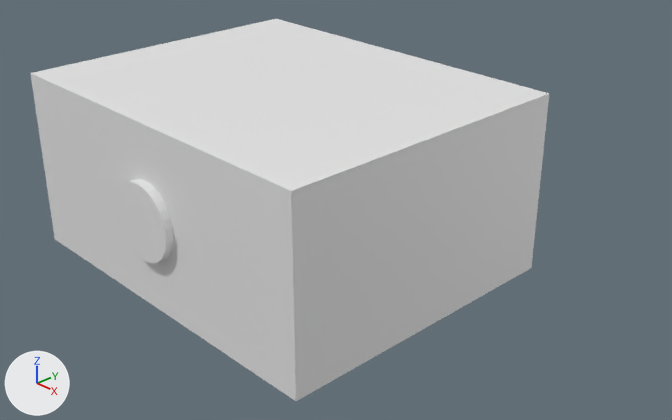
The Blender file blender/beehive.blend as it was, and as the next commit left it.
Rendered twice from a camera (50 mm lens) standing at (0.863, -0.729, 0.602) and looking at (0.04, 0.057, 0.059). The axes (+X, +Y, +Z) are drawn at lower left. The lights are the same throughout.
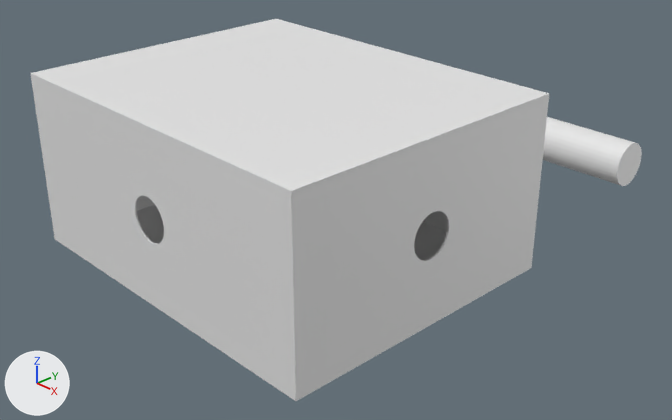
Commit message: added 6cm holes

What changed in the scene script:
```text
Change me_cube:
    used by ob_cube; location = (0.0, 0.0, 0.12); scale = (0.254, 0.206, 0.12)
    remove me_cube.from_pydata(...)  # 16 vertices, 12 faces; spans x -1.01..1.01, y -1.01..1.01, z -1.01..1.01
    add me_cube.from_pydata(...)  # 144 vertices, 80 faces; spans x -1.01..1.01, y -1.01..1.01, z -1.01..1.01
    me_cube part 1
    4 faces are deleted
    128 vertices are added at x -0.12..1.01, y -1.01..0.15, z -0.25..0.25
    72 new faces join them
Change ob_cylinder:
    ob_cylinder.location: (0.0, -0.12, 0.12) -> (0.201, 0.35, 0.12)
    ob_cylinder.rotation_euler: (1.571, 0.00873, 0.0) -> (1.571, 0.0, 1.571)  # degrees (90, 0.5, 0) -> degrees (90, 0, 90)
    ob_cylinder.scale: (0.05, 0.05, 0.1) -> (0.03, 0.03, 0.1)
```

Changed parts and their boxes [x1, y1, x2, y2] in the pictures (672 x 420 px):
'Cylinder', moved, turned, rescaled
    before: [117, 179, 174, 263]
    after: [543, 117, 642, 186]
part 1 of me_cube, built on
    both: [128, 114, 547, 279]
